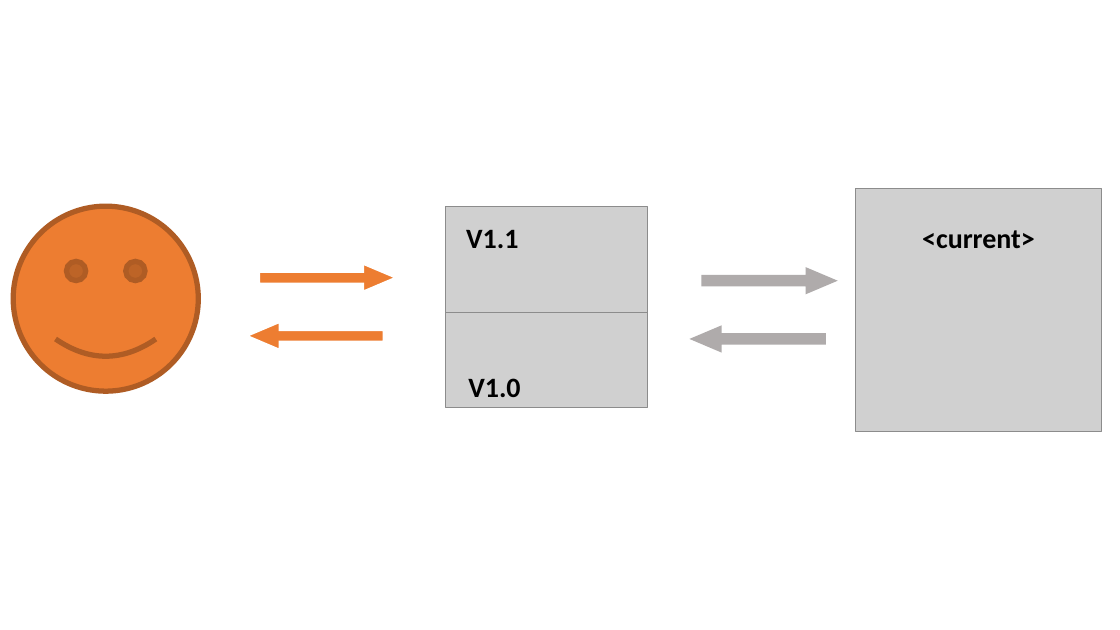
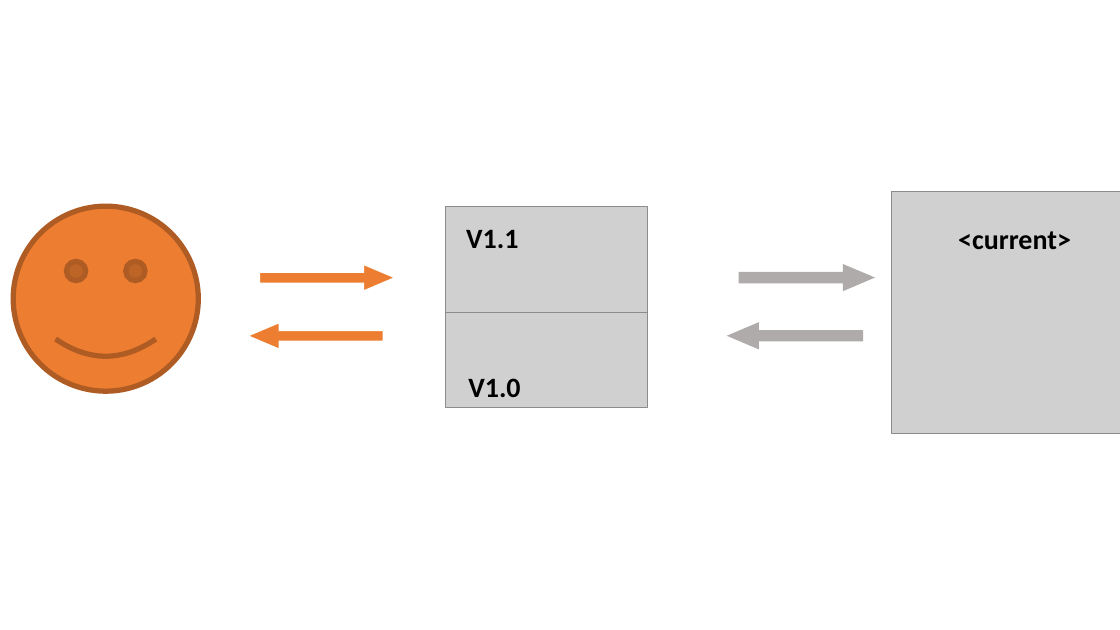
Before and after one commit to yotammanor/bluegreenbooks, a slide deck: slide 25 of PyWebIL - App Based Blue Green Migrations With Django.pptx (slide 24 before the commit). Drawn at 1120x630 pixels with LibreOffice and Linux fonts; fonts in the diff are those of the drawing; grey boxes stand for pictures. Boxes give left, top, right and bottom in pixels: in the first picture for what was removed or moved away, otherwise in the second. Text is boxed around its words. In the diff, an @@ line names an element or a change of style, - is before the commit and + after.

```diff
--- a/PyWebIL - App Based Blue Green Migrations With Django.pptx
+++ b/PyWebIL - App Based Blue Green Migrations With Django.pptx
@@ picture: place and size @@
-picture at box(855, 189, 1102, 432)
+picture at box(891, 192, 1120, 434)
@@ text "<current>": place and size @@
-text "<current>" at box(922, 230, 1035, 248)
+text "<current>" at box(958, 231, 1071, 249)
@@ right arrow: place and size @@
-right arrow at box(702, 267, 838, 294)
+right arrow at box(739, 264, 875, 291)
@@ right arrow: place and size @@
-right arrow at box(690, 325, 826, 352)
+right arrow at box(727, 323, 863, 350)
```
Also in this commit, not shown: 29 other slides changed, 5 slides added, 3 slides removed.
